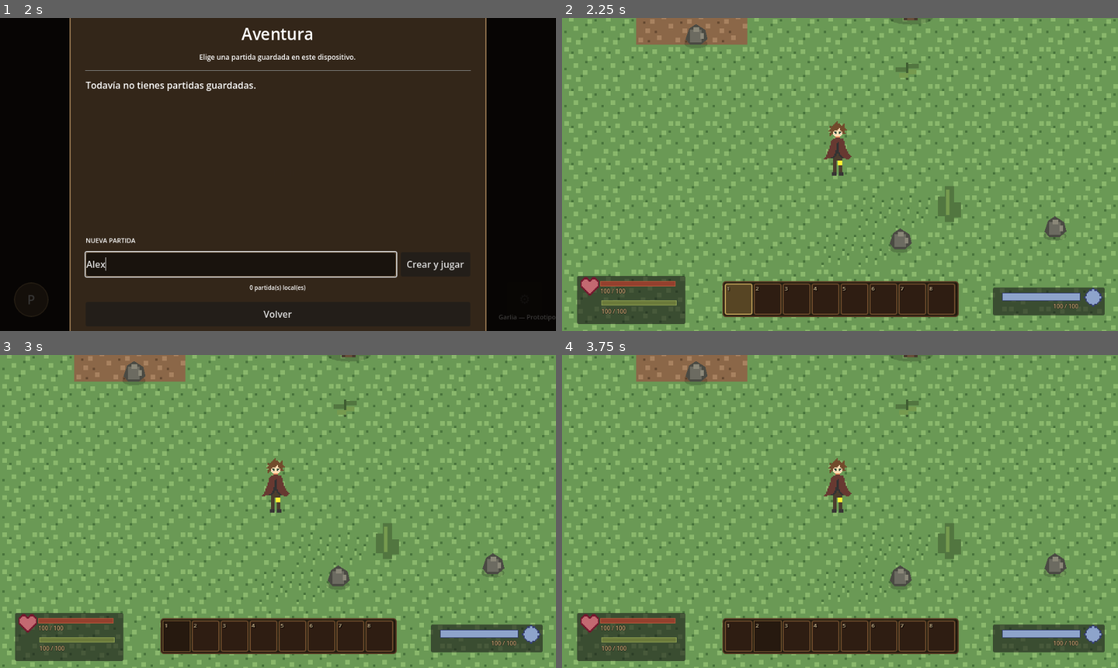
Above: before the commit, frames 1-4 (two rows, left to right).
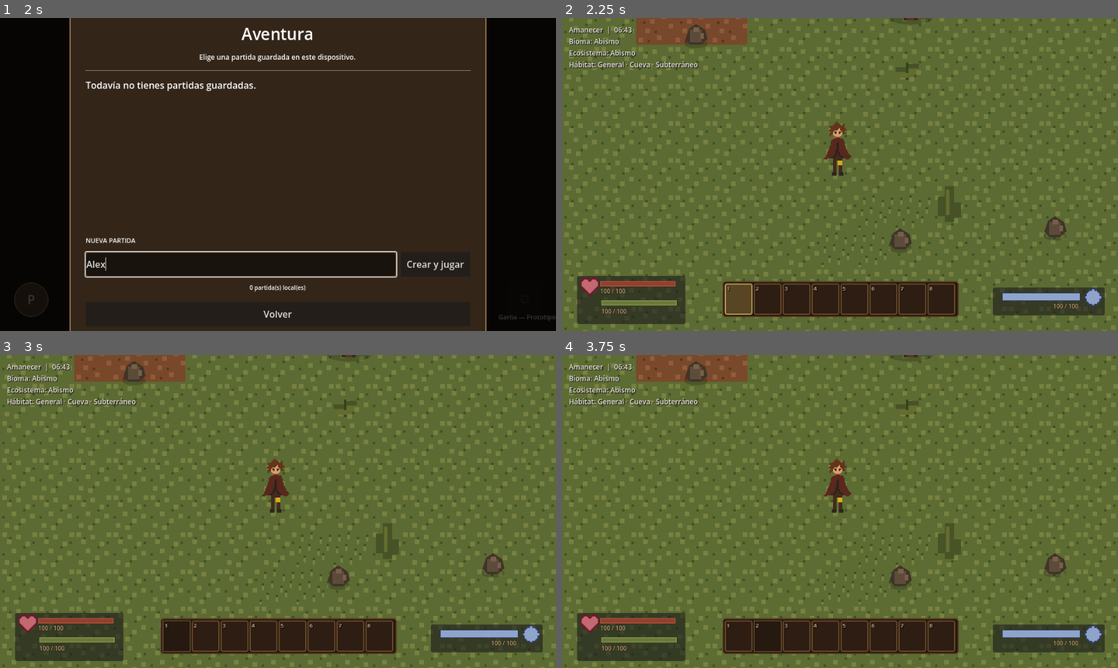
Above: after the commit, the same moments.

Repository: Franilover/Game
Game: Godot game, scene res://scenes/ui/start_menu.tscn
The game is run twice, just before and just after one commit, with the same random seed, the same clock (stepped at 60 frames per second) and the same inputs.
Inputs (mouse positions are in pixels of both pictures, inside the frame that each line leads up to):
- Up to frame 1 (2 s): click "Aventura" at 0.5 s; click (239, 265) at 1.27 s; type "Alex" at 1.35 s
- Up to frame 2 (2.25 s): click "Crear y jugar" at 2 s
- Up to frame 3 (3 s): click "1" at 2.75 s
- Up to frame 4 (3.75 s): click "2" at 3.5 s

Frame 1 is identical in both runs. In frame 2, 90% of the frame differs, in the area x 0-100%, y 0-100%; in frame 3, 90%; in frame 4, 90%.

Commit message:
Attach world atmosphere and context display

Diff:
--- a/scripts/world/world_generator.gd
+++ b/scripts/world/world_generator.gd
@@ -16,6 +16,7 @@
 var terrain: WorldTerrain
 var streamer: WorldStreamer
 var entity_spawner: WorldEntitySpawner
+var atmosphere: WorldAtmosphere
 
 var _world_ready: bool = false
 
@@ -41,6 +42,9 @@
 	if streamer != null:
 		streamer.procesar()
 
+	if atmosphere != null:
+		atmosphere.procesar_jugador()
+
 
 func _crear_sistemas() -> void:
 	terrain = get_node_or_null(
@@ -69,6 +73,12 @@
 		entity_spawner = WorldEntitySpawner.new()
 		entity_spawner.name = "WorldEntitySpawner"
 		add_child(entity_spawner)
+
+	atmosphere = get_node_or_null("WorldAtmosphere") as WorldAtmosphere
+	if atmosphere == null:
+		atmosphere = WorldAtmosphere.new()
+		atmosphere.name = "WorldAtmosphere"
+		add_child(atmosphere)
 
 
 func _inicializar_mundo() -> void:
